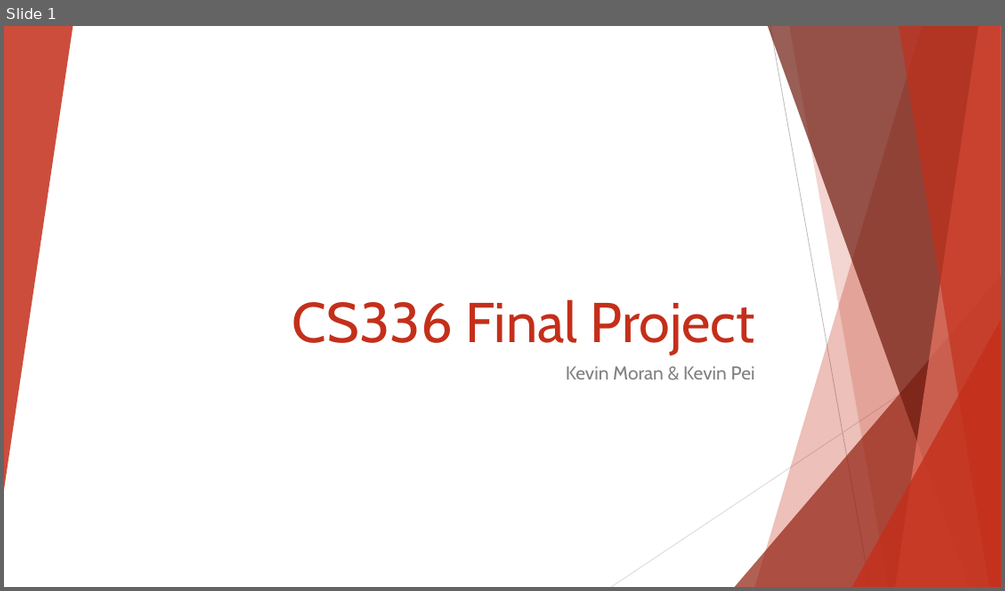
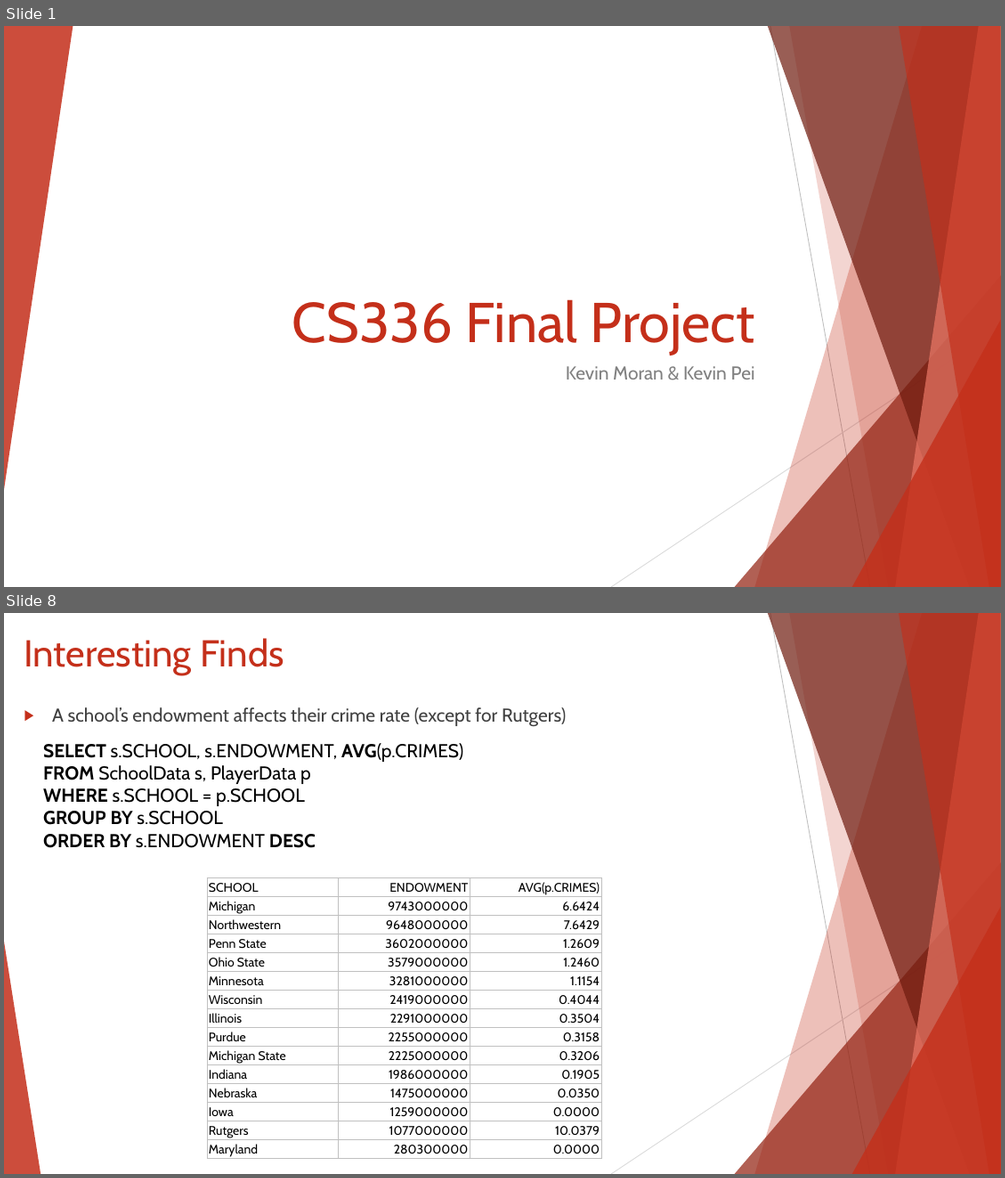
Before and after one commit to kevinpei/cs336finalproject, a slide deck: CS336 Final Project.pptx. Shown one above the other, each under a label of ours: slide 1 before the commit, slides 1 and 8 after it; the slides between them are not shown. The pictures are 1005x591 and 1005x1178 pixels, drawn with LibreOffice and Linux fonts; fonts in the diff are those of the drawing. Boxes give left, top, right and bottom in pixels: in the first picture for what was removed or moved away, otherwise in the second. Text is boxed around its words. In the diff, an @@ line names an element or a change of style, - is before the commit and + after.

```diff
--- a/CS336 Final Project.pptx
+++ b/CS336 Final Project.pptx
@@ slide 8 added at [4, 613, 1001, 1174], background #FFFFFF; not listed: 9 template elements that a slide beside it also shows @@
@@ title added at [24, 638, 284, 675], 36 pt, text #C42F1A @@
+Interesting Finds
@@ text added at [52, 707, 566, 726], 18 pt, text #404040 @@
+▶ A school’s endowment affects their crime rate (except for Rutgers)
@@ text added at [43, 743, 463, 848], 18 pt, text #000000 @@
+SELECT s.SCHOOL, s.ENDOWMENT, AVG(p.CRIMES)
+FROM SchoolData s, PlayerData p
+WHERE s.SCHOOL = p.SCHOOL
+GROUP BY s.SCHOOL
+ORDER BY s.ENDOWMENT DESC
@@ table added at [207, 877, 601, 1160], 15 rows, 3 columns @@
+SCHOOL | ENDOWMENT | AVG(p.CRIMES)
+Michigan | 9743000000 | 6.6424
+Northwestern | 9648000000 | 7.6429
+Penn State | 3602000000 | 1.2609
+Ohio State | 3579000000 | 1.2460
+Minnesota | 3281000000 | 1.1154
+Wisconsin | 2419000000 | 0.4044
+Illinois | 2291000000 | 0.3504
+Purdue | 2255000000 | 0.3158
+Michigan State | 2225000000 | 0.3206
+Indiana | 1986000000 | 0.1905
+Nebraska | 1475000000 | 0.0350
+Iowa | 1259000000 | 0.0000
+Rutgers | 1077000000 | 10.0379
+Maryland | 280300000 | 0.0000
@@ triangle added at [4, 941, 40, 1174], fill #C42F1A at 85% opacity @@
```
Also in this commit, not shown: 2 slides changed, 8 other slides added, 1 slide removed, 18 other files.
